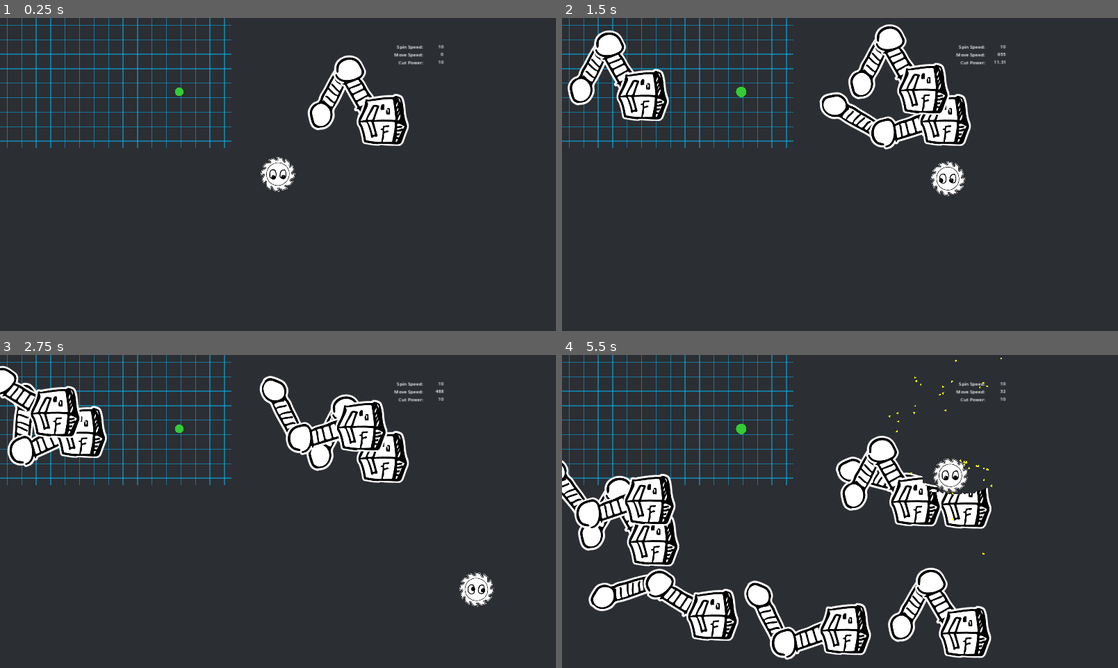
Above: before the commit, frames 1-4 (two rows, left to right).
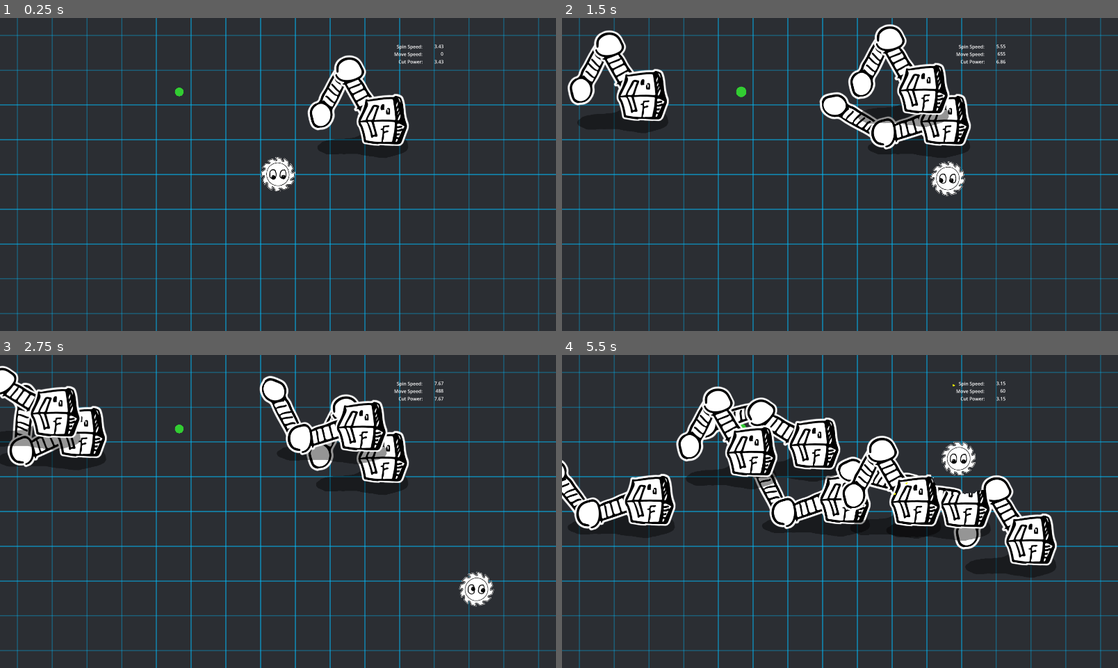
Above: after the commit, the same moments.

Repository: kelliedlynch/SpinGame
Game: Godot game, scene res://Playground/ArenaPlayground.tscn
Same seed, same stepped clock (60 frames per second), same inputs: the game is played once before the commit and once after it.
Inputs:
- Up to frame 1 (0.25 s): no input
- Up to frame 2 (1.5 s): tap Enter (ui_accept) at 0.5, 0.77 s; hold Right (ui_right) 0.53-1.28 s; hold Down (ui_down) from 1.28 s (still down)
- Up to frame 3 (2.75 s): tap Enter (ui_accept) at 1.52 s; release Down (ui_down) at 2.03 s; hold Right (ui_right) from 2.03 s (still down)
- Up to frame 4 (5.5 s): release Right (ui_right) at 2.78 s; hold Up (ui_up) 2.78-3.53 s; tap Enter (ui_accept) at 3.02, 3.77, 4.52 s; hold Left (ui_left) 3.53-5.03 s; hold Down (ui_down) from 5.03 s (still down)

The runs differ from the first frame. In frame 1, 10% of the frame differs, in the area x 0-100%, y 0-100%; in frame 2, 9.8%; in frame 3, 10%; in frame 4, 27%.

Commit message:
Viewport tweaks to make game run on itch.io. Working on boss attack controller.

Diff:
--- a/Arena/Arena.gd
+++ b/Arena/Arena.gd
@@ -1,14 +1,17 @@
-extends Node
+extends Node2D
 
 var spawn_point: Vector2
+var GRID_COLUMNS = 16
 
 func _ready() -> void:
-	spawn_point = get_viewport().size / 2
-	var spacing = get_viewport().size.x / 16
-	_make_grid_background(spacing)
+	spawn_point = get_viewport_rect().size / 2
+	_make_grid_background()
 
-func _make_grid_background(spacing: float):
-	var port = get_viewport().size
+func _make_grid_background():
+	var spacing = get_viewport_rect().size.x / GRID_COLUMNS
+	for child in $Grid.get_children():
+		child.queue_free()
+	var port = get_viewport_rect().size
 	var h = port.x / spacing
 	var v = port.y / spacing
 	var line_color = Color.DEEP_SKY_BLUE
--- a/Arena/Arena.tscn
+++ b/Arena/Arena.tscn
@@ -8,6 +8,8 @@
 
 [node name="Arena" type="Node2D"]
 script = ExtResource("1_hcsty")
+
+[node name="Grid" type="Node2D" parent="."]
 
 [node name="ArenaBorder" type="StaticBody2D" parent="."]
 physics_material_override = ExtResource("3_77gc3")
@@ -28,5 +30,3 @@
 [node name="BottomWall" type="CollisionShape2D" parent="ArenaBorder"]
 position = Vector2(2560, 2610.8)
 shape = ExtResource("4_076a3")
-
-[node name="Grid" type="Node2D" parent="."]
--- /dev/null
+++ b/Boss/Attack/JumpAndSmash.gd
@@ -0,0 +1,28 @@
+extends Node
+class_name JumpAndSmash
+
+static func _find_landing_spot(boss: BossMonsterWithPhysics):
+	var arena = boss.get_parent().get_node("Arena")
+	var arena_size = arena.get_node("ArenaBorder").size
+	var full_size = boss.calculate_size()
+	var walls = arena.get_node("ArenaBorder/LeftWall").shape.size.x
+	var x = randi_range(walls + full_size.x / 2, arena_size.x - walls - full_size.x / 2)
+	var y = randi_range(walls + full_size.y / 2, arena_size.y - walls - full_size.y / 2)
+	return Vector2(x, y)
+
+static func execute_attack(boss: BossMonsterWithPhysics):
+	var ani = boss.controller.animation_player
+	var target = _find_landing_spot(boss)
+	ani.play("default/wave_arm")
+	var atk_perform = boss.create_tween()
+	atk_perform.tween_interval(ani.get_animation_library("default").get_animation("wave_arm").length)
+	atk_perform.tween_callback(boss.hitbox.set.bind("collision_layer", 16))
+	atk_perform.tween_callback(ani.play.bind("default/jump_up"))
+	var jump_time = ani.get_animation_library("default").get_animation("jump_up").length
+	var land_time = ani.get_animation_library("default").get_animation("jump_landing").length
+	atk_perform.tween_interval(jump_time * .5)
+	atk_perform.tween_property(boss, "position", target, jump_time * .5 + land_time * .5)
+	atk_perform.tween_callback(ani.play.bind("default/jump_landing"))
+	atk_perform.tween_interval(land_time * .5)
+	atk_perform.tween_callback(boss.hitbox.set.bind("collision_layer", 2))
+	atk_perform.tween_callback(boss.controller.set.bind("boss_state", BossController.BossState.IDLE))
--- a/Boss/BossController.gd
+++ b/Boss/BossController.gd
@@ -20,30 +20,11 @@
 func attack():
 	boss_state = BossState.ATTACKING
 	atk_timer = null
-	var target = _find_landing_spot()
-	animation_player.play("default/wave_arm")
-	atk_perform = create_tween()
-	atk_perform.tween_interval(animation_player.get_animation_library("default").get_animation("wave_arm").length)
-	atk_perform.tween_callback(get_parent().hitbox.set.bind("collision_layer", 16))
-	atk_perform.tween_callback(animation_player.play.bind("default/jump_up"))
-	var jump_time = animation_player.get_animation_library("default").get_animation("jump_up").length
-	var land_time = animation_player.get_animation_library("default").get_animation("jump_landing").length
-	atk_perform.tween_interval(jump_time * .5)
-	atk_perform.tween_property(get_parent(), "position", target, jump_time * .5 + land_time * .5)
-	atk_perform.tween_callback(animation_player.play.bind("default/jump_landing"))
-	atk_perform.tween_interval(land_time * .5)
-	atk_perform.tween_callback(get_parent().hitbox.set.bind("collision_layer", 2))
-	atk_perform.tween_callback(set.bind("boss_state", BossState.IDLE))
+	JumpAndSmash.execute_attack(get_parent())
+
 	#atk_perform.tween_property(self, "boss_state", BossState.IDLE, 0)
 
-func _find_landing_spot():
-	var arena = get_parent().get_parent().get_node("Arena")
-	var arena_size = arena.get_node("ArenaBorder").size
-	var full_size = get_parent().calculate_size()
-	var walls = arena.get_node("ArenaBorder/LeftWall").shape.size.x
-	var x = randi_range(walls + full_size.x / 2, arena_size.x - walls - full_size.x / 2)
-	var y = randi_range(walls + full_size.y / 2, arena_size.y - walls - full_size.y / 2)
-	return Vector2(x, y)
+
 
 func _disable_collision(entity):
 	for shape in entity.hitbox:
--- a/Boss/BossMonster.gd
+++ b/Boss/BossMonster.gd
@@ -1,32 +1,8 @@
 extends DestructibleEntity
 class_name BossMonsterWithPhysics
 
-var timer = 0
-var atk_interval = 3
 @onready var controller: BossController = $BossController
 
 func _ready() -> void:
 	super._ready()
 	controller.animation_player = $AnimationPlayer
-
-#func _process(delta: float) -> void:
-	#super._process(delta)
-	#if $AnimationPlayer.is_playing() == false:
-		#timer += delta
-	#if timer > atk_interval:
-		#timer = 0
-		#$AnimationPlayer.play("jump_up")
-		#var tween = create_tween()
-		#tween.tween_interval(.2)
-		#tween.tween_property(self, "position", _get_jump_position(), .5)
-		#tween.set_parallel(true)
-		#tween.tween_interval(.3)
-		#tween.tween_callback($AnimationPlayer.play.bind("jump_landing"))
-		##$AnimationPlayer.animation_set_next("jump_up", "jump_landing")
-#
-#func _get_jump_position() -> Vector2:
-	#var x = randi_range(130, 400)
-	#var y = randi_range(200, 600)
-	#if randi() % 2 == 0:
-		#x = 1600 - x
-	#return Vector2(x, y)
--- a/Boss/BossMonsterWithPhysics.tscn
+++ b/Boss/BossMonsterWithPhysics.tscn
@@ -10,6 +10,38 @@
 
 [sub_resource type="PhysicsMaterial" id="PhysicsMaterial_5elrg"]
 bounce = 0.08
+
+[sub_resource type="Animation" id="Animation_o7ucu"]
+length = 0.001
+tracks/0/type = "value"
+tracks/0/imported = false
+tracks/0/enabled = true
+tracks/0/path = NodePath("shadow:scale")
+tracks/0/interp = 1
+tracks/0/loop_wrap = true
+tracks/0/keys = {
+"times": PackedFloat32Array(0),
+"transitions": PackedFloat32Array(1),
+"update": 0,
+"values": [Vector2(1, 1)]
+}
+tracks/1/type = "value"
+tracks/1/imported = false
+tracks/1/enabled = true
+tracks/1/path = NodePath("shadow:position")
+tracks/1/interp = 1
+tracks/1/loop_wrap = true
+tracks/1/keys = {
+"times": PackedFloat32Array(0),
+"transitions": PackedFloat32Array(1),
+"update": 0,
+"values": [Vector2(-833, -268)]
+}
+
+[sub_resource type="AnimationLibrary" id="AnimationLibrary_d7a3b"]
+_data = {
+"RESET": SubResource("Animation_o7ucu")
+}
 
 [sub_resource type="SkeletonModification2DCCDIK" id="SkeletonModification2DCCDIK_nxhb5"]
 target_nodepath = NodePath("../../IKTargetLeftArm")
@@ -33,6 +65,13 @@
 [node name="BossMonsterPhysics" type="Node2D"]
 script = ExtResource("1_ib855")
 
+[node name="shadow" type="Polygon2D" parent="."]
+modulate = Color(1, 1, 1, 0.415686)
+position = Vector2(-833, -268)
+texture = ExtResource("4_em605")
+polygon = PackedVector2Array(879.135, 299.789, 848.504, 299.569, 840.599, 298.032, 820.837, 298.142, 802.942, 303.522, 780.545, 304.18, 746.62, 321.527, 727.626, 325.809, 691.945, 326.907, 663.509, 329.871, 633.866, 337.776, 624.754, 345.681, 615.641, 350.292, 614.214, 363.467, 622.338, 372.908, 648.249, 384.656, 680.966, 384.985, 694.141, 382.57, 715.549, 383.558, 732.128, 382.131, 754.634, 382.131, 798.989, 391.024, 834.232, 396.294, 855.311, 396.952, 862.887, 393.439, 890.663, 386.632, 921.843, 374.994, 930.187, 365.553, 931.175, 357.318, 928.101, 337.995, 920.197, 327.895, 893.737, 310.109, 890.004, 305.059)
+uv = PackedVector2Array(879.135, 299.789, 848.504, 299.569, 840.599, 298.032, 820.837, 298.142, 802.942, 303.522, 780.545, 304.18, 746.62, 321.527, 727.626, 325.809, 691.945, 326.907, 663.509, 329.871, 633.866, 337.776, 624.754, 345.681, 615.641, 350.292, 614.214, 363.467, 622.338, 372.908, 648.249, 384.656, 680.966, 384.985, 694.141, 382.57, 715.549, 383.558, 732.128, 382.131, 754.634, 382.131, 798.989, 391.024, 834.232, 396.294, 853.225, 396.403, 860.032, 393.329, 889.565, 386.193, 921.843, 374.994, 930.187, 365.553, 931.175, 357.318, 928.101, 337.995, 920.197, 327.895, 893.737, 310.109, 890.004, 305.059)
+
 [node name="Hitbox" type="AnimatableBody2D" parent="."]
 collision_layer = 2
 collision_mask = 2
@@ -40,9 +79,9 @@
 script = ExtResource("5_4ri41")
 
 [node name="left_lower" type="CollisionPolygon2D" parent="Hitbox"]
-position = Vector2(211.997, 347.996)
+position = Vector2(211.987, 347.981)
 rotation = -2.58525
-scale = Vector2(0.999912, 0.999912)
+scale = Vector2(0.999877, 0.999877)
 polygon = PackedVector2Array(516.279, 133.27, 515.995, 156.336, 519.127, 189.084, 523.683, 224.11, 526.246, 258.282, 53 …(299 unchanged characters)…
 script = ExtResource("3_10aln")
 
@@ -53,9 +92,9 @@
 uv = PackedVector2Array(516.279, 133.27, 515.995, 156.336, 519.127, 189.084, 523.683, 224.11, 526.246, 258.282, 532.796 …(294 unchanged characters)…
 
 [node name="left_upper" type="CollisionPolygon2D" parent="Hitbox"]
-position = Vector2(-430.997, -99.9994)
+position = Vector2(-430.989, -99.998)
 rotation = -0.458163
-scale = Vector2(0.999962, 0.999962)
+scale = Vector2(0.999942, 0.999942)
 polygon = PackedVector2Array(354.817, 125.582, 358.235, 164.595, 363.93, 195.064, 368.201, 235.501, 367.062, 259.137, 3 …(371 unchanged characters)…
 script = ExtResource("3_10aln")
 
@@ -66,9 +105,9 @@
 uv = PackedVector2Array(353.963, 123.873, 358.235, 164.595, 363.93, 195.064, 368.201, 235.501, 367.062, 259.137, 356.81 …(366 unchanged characters)…
 
 [node name="body" type="CollisionPolygon2D" parent="Hitbox"]
-position = Vector2(-809.999, -163)
+position = Vector2(-809.997, -163)
 rotation = 0.0390199
-scale = Vector2(0.999999, 0.999999)
+scale = Vector2(0.999996, 0.999996)
 polygon = PackedVector2Array(757.249, 50.5679, 753.712, 59.9392, 747.878, 89.114, 736.031, 115.99, 731.434, 132.788, 73 …(372 unchanged characters)…
 script = ExtResource("3_10aln")
 
@@ -79,6 +118,7 @@
 
 [node name="AnimationPlayer" type="AnimationPlayer" parent="."]
 libraries = {
+"": SubResource("AnimationLibrary_d7a3b"),
 "default": ExtResource("1_eipiq")
 }
 autoplay = "wave_arm"
@@ -93,19 +133,19 @@
 
 [node name="body_bone" type="Bone2D" parent="remote_hitbox/Skeleton2D"]
 rotation = 1.30053
-scale = Vector2(0.999999, 0.999999)
+scale = Vector2(0.999996, 0.999996)
 rest = Transform2D(0.266988, 0.9637, -0.9637, 0.266988, 0, 0)
 
 [node name="left_upper_bone" type="Bone2D" parent="remote_hitbox/Skeleton2D/body_bone"]
 position = Vector2(-30.2653, -31.8436)
 rotation = 0.185005
-scale = Vector2(0.999963, 0.999963)
+scale = Vector2(0.999946, 0.999946)
 rest = Transform2D(0.982906, 0.183946, -0.183946, 0.982906, -47.8765, -47.1682)
 
 [node name="left_lower_bone" type="Bone2D" parent="remote_hitbox/Skeleton2D/body_bone/left_upper_bone"]
 position = Vector2(-116.869, -130.297)
 rotation = -0.61103
-scale = Vector2(0.99995, 0.99995)
+scale = Vector2(0.999934, 0.999934)
 rest = Transform2D(0.819019, -0.573684, 0.573684, 0.819019, -116.869, -130.297)
 
 [node name="hand_bone" type="Bone2D" parent="remote_hitbox/Skeleton2D/body_bone/left_upper_bone/left_lower_bone"]
--- a/Boss/TestAnimationLibrary.tres
+++ b/Boss/TestAnimationLibrary.tres
@@ -49,6 +49,30 @@
 "transitions": PackedFloat32Array(1),
 "update": 0,
 "values": [-0.61103]
+}
+tracks/4/type = "value"
+tracks/4/imported = false
+tracks/4/enabled = true
+tracks/4/path = NodePath("shadow:position")
+tracks/4/interp = 1
+tracks/4/loop_wrap = true
+tracks/4/keys = {
+"times": PackedFloat32Array(0),
+"transitions": PackedFloat32Array(1),
+"update": 0,
+"values": [Vector2(-833, -268)]
+}
+tracks/5/type = "value"
+tracks/5/imported = false
+tracks/5/enabled = true
+tracks/5/path = NodePath("shadow:scale")
+tracks/5/interp = 1
+tracks/5/loop_wrap = true
+tracks/5/keys = {
+"times": PackedFloat32Array(0),
+"transitions": PackedFloat32Array(1),
+"update": 0,
+"values": [Vector2(1, 1)]
 }
 
 [sub_resource type="Animation" id="Animation_wj7qt"]
@@ -101,6 +125,30 @@
 "transitions": PackedFloat32Array(1, 1, 1, 1),
 "update": 0,
 "values": [0.218404, 2.27803, -0.443784, -0.61103]
+}
+tracks/4/type = "value"
+tracks/4/imported = false
+tracks/4/enabled = true
+tracks/4/path = NodePath("shadow:position")
+tracks/4/interp = 1
+tracks/4/loop_wrap = true
+tracks/4/keys = {
+"times": PackedFloat32Array(0, 0.166667),
+"transitions": PackedFloat32Array(1, 1),
+"update": 0,
+"values": [Vector2(-646.828, -228.001), Vector2(-833, -268)]
+}
+tracks/5/type = "value"
+tracks/5/imported = false
+tracks/5/enabled = true
+tracks/5/path = NodePath("shadow:scale")
+tracks/5/interp = 1
+tracks/5/loop_wrap = true
+tracks/5/keys = {
+"times": PackedFloat32Array(0, 0.166667),
+"transitions": PackedFloat32Array(1, 1),
+"update": 0,
+"values": [Vector2(0.76981, 0.899234), Vector2(1, 1)]
 }
 
 [sub_resource type="Animation" id="Animation_g56qv"]
@@ -154,6 +202,30 @@
 "update": 0,
 "values": [-0.61103, -0.972001, -0.972001, 0.218404]
 }
+tracks/4/type = "value"
+tracks/4/imported = false
+tracks/4/enabled = true
+tracks/4/path = NodePath("shadow:position")
+tracks/4/interp = 1
+tracks/4/loop_wrap = true
+tracks/4/keys = {
+"times": PackedFloat32Array(0, 0.166667, 0.333333),
+"transitions": PackedFloat32Array(1, 1, 1),
+"update": 0,
+"values": [Vector2(-833, -268), Vector2(-833, -268), Vector2(-646.828, -228.001)]
+}
+tracks/5/type = "value"
+tracks/5/imported = false
+tracks/5/enabled = true
+tracks/5/path = NodePath("shadow:scale")
+tracks/5/interp = 1
+tracks/5/loop_wrap = true
+tracks/5/keys = {
+"times": PackedFloat32Array(0, 0.166667, 0.333333),
+"transitions": PackedFloat32Array(1, 1, 1),
+"update": 0,
+"values": [Vector2(1, 1), Vector2(1, 1), Vector2(0.76981, 0.899234)]
+}
 
 [sub_resource type="Animation" id="Animation_1bsfj"]
 resource_name = "wave_arm"
@@ -206,6 +278,30 @@
 "update": 0,
 "values": [Vector2(-30.2653, -31.8436), Vector2(-42.7482, -18.3463), Vector2(-44.2006, -4.27898), Vector2(-44.2006, -4.27898), Vector2(-30.2653, -31.8436)]
 }
+tracks/4/type = "value"
+tracks/4/imported = false
+tracks/4/enabled = true
+tracks/4/path = NodePath("shadow:scale")
+tracks/4/interp = 1
+tracks/4/loop_wrap = true
+tracks/4/keys = {
+"times": PackedFloat32Array(0, 0.8, 1.3, 1.76667),
+"transitions": PackedFloat32Array(1, 1, 1, 1),
+"update": 0,
+"values": [Vector2(1, 1), Vector2(1.2089, 1), Vector2(1.2089, 1), Vector2(1, 1)]
+}
+tracks/5/type = "value"
+tracks/5/imported = false
+tracks/5/enabled = true
+tracks/5/path = NodePath("shadow:position")
+tracks/5/interp = 1
+tracks/5/loop_wrap = true
+tracks/5/keys = {
+"times": PackedFloat32Array(0, 0.8, 1.3, 1.76667),
+"transitions": PackedFloat32Array(1, 1, 1, 1),
+"update": 0,
+"values": [Vector2(-833, -268), Vector2(-1027.52, -268), Vector2(-1027.52, -268), Vector2(-833, -268)]
+}
 
 [resource]
 _data = {
--- a/Component/Destructor/PlayerDestructor.gd
+++ b/Component/Destructor/PlayerDestructor.gd
@@ -3,7 +3,7 @@
 
 var hitbox: PlayerHitbox
 var max_spin_speed = 10
-var min_spin_speed = 10
+var min_spin_speed = 1
 var spin_speed = 3
 var spin_accel = 1.7
 
--- a/Entity/Powerup.gd
+++ b/Entity/Powerup.gd
@@ -8,6 +8,8 @@
 
 var duration = 0
 var ticking_down = false
+
+var flash_tween: Tween
 
 var lifespan = -1
 var in_world = false
@@ -28,10 +30,10 @@
 	duration = 5
 	color = Color.LIME_GREEN
 	update_all_polygons([PolygonMath.generate_circle_polygon(12)])
-	var tween = create_tween()
-	tween.tween_property(visible_area, "scale", Vector2(1.5, 1.5), .5)
-	tween.tween_property(visible_area, "scale", Vector2(1, 1), .5)
-	tween.set_loops(200)
+	flash_tween = create_tween()
+	flash_tween.tween_property(visible_area, "scale", Vector2(1.5, 1.5), .5)
+	flash_tween.tween_property(visible_area, "scale", Vector2(1, 1), .5)
+	flash_tween.set_loops(200)
 	#for child in visible_area.get_children():
 		#if child is Polygon2D:
 			#child.color = Color.LIME_GREEN
@@ -44,6 +46,7 @@
 
 func _collect(_node):
 	call_on_collect.call()
+	flash_tween.kill()
 	for child in get_children():
 		child.queue_free()
 
@@ -78,9 +81,10 @@
 			_on_expire()
 
 func _on_expire():
-	target.destructor.spin_speed = prev_speed
+
 	target.destructor.max_spin_speed -= 2
 	target.destructor.spin_accel -= 3
+	target.destructor.spin_speed = clamp(target.destructor.spin_speed, target.destructor.min_spin_speed, target.destructor.max_spin_speed)
 	queue_free()
 
 func _process(delta: float) -> void:
--- a/project.godot
+++ b/project.godot
@@ -19,7 +19,7 @@
 
 window/size/viewport_width=1920
 window/size/viewport_height=1080
-window/stretch/mode="canvas_items"
+window/stretch/mode="viewport"
 window/stretch/aspect="expand"
 
 [layer_names]
Not shown: 1 places in Boss/BossMonsterWithPhysics.tscn that only renumber resources
Binary file changed: Graphics/robo_parts_sprite_sheet.png
